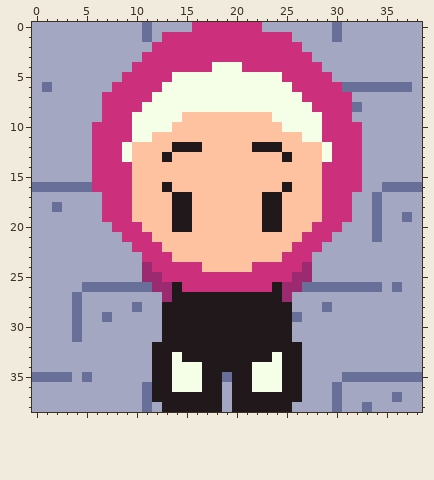
Pixel-art sprite: Images/totobi.png. The first picture shows the starting point.
The file is 39x39 pixels.
The same view after the edit:
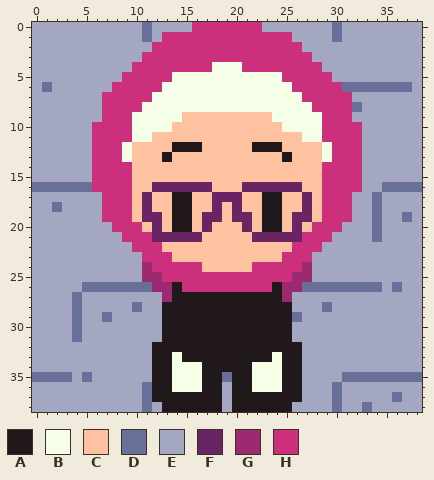
Palette (. is transparent): A #21181b  B #f5ffe8  C #ffc2a1  D #686f99  E #a3a7c2  F #692464  G #9c2a70  H #cc2f7b
From old to new:
y 16: x 12..17 CACCCC -> FFFFFF; x 21..26 CCCCAC -> FFFFFF
y 17: x 11 C -> F; x 18..20 CCC -> FFF; x 27 C -> F
y 18: x 11 C -> F; x 18 C -> F; x 20 C -> F; x 27 C -> F
y 19: x 11..12 CC -> FF; x 17..18 CC -> FF; x 20..21 CC -> FF; x 26..27 CC -> FF
y 20: x 12 C -> F; x 17 C -> F; x 21 C -> F; x 26 C -> F
y 21: x 12..16 CCCCC -> FFFFF; x 22..26 CCCCC -> FFFFF
Pixel boxes of the changes (left, top, right, bottom) in both pictures:
changed: (142, 182, 312, 242)
